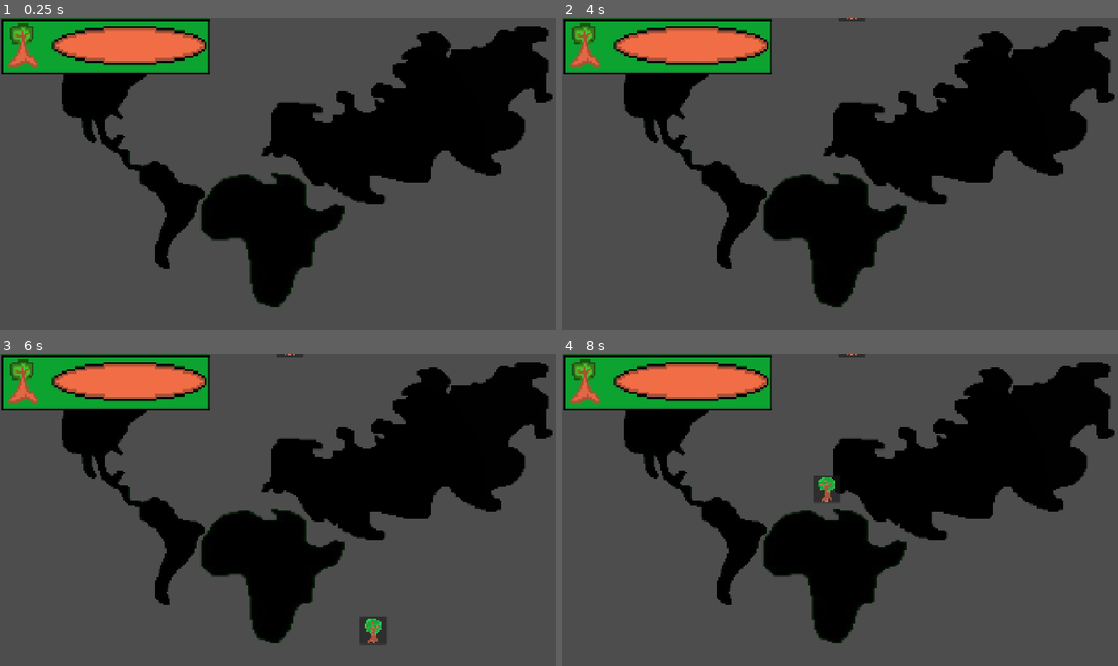
Above: before the commit, frames 1-4 (two rows, left to right).
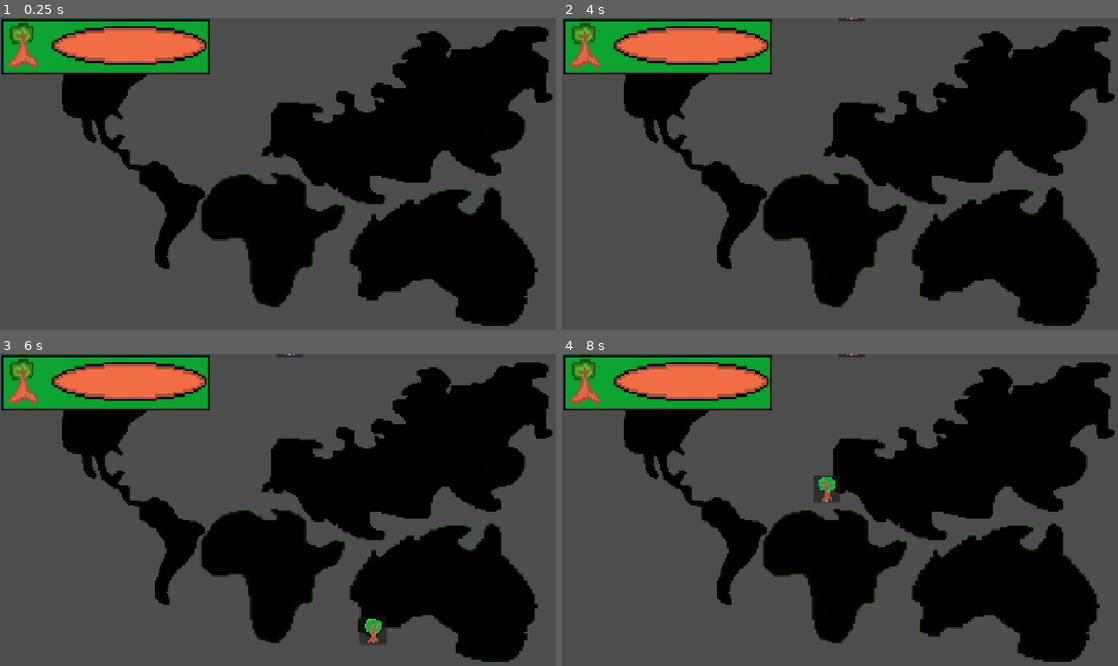
Above: after the commit, the same moments.

Repository: razsgriz/NatureStrikesBack
Game: Godot game, scene res://main.tscn
Same seed, same stepped clock (60 frames per second), same inputs: the game is played once before the commit and once after it.
Inputs (mouse positions are in pixels of both pictures, inside the frame that each line leads up to):
- Up to frame 1 (0.25 s): no input
- Up to frame 2 (4 s): tap Enter at 0.5, 3.5 s; click (945, 192) at 1.25 s; click (706, 39) at 2 s; tap Space at 2.75 s
- Up to frame 3 (6 s): tap Space at 4.25, 5.75 s; tap Enter at 5 s
- Up to frame 4 (8 s): click (934, 631) at 6.5 s

The runs differ from the first frame. In frame 1, 9.6% of the frame differs, in the area x 62-97%, y 54-99%; in frame 2, 9.6%; in frame 3, 9.4%; in frame 4, 9.6%.
Error in both runs: Invalid access to property or key 'tree_pressed' on a base object of type 'Nil'. (res://ui.gd:7)

Commit message:
Fixed australia

Diff:
--- a/main.tscn
+++ b/main.tscn
@@ -2,10 +2,10 @@
 
 [ext_resource type="Script" uid="uid://b0ydofrg06h52" path="res://main.gd" id="1_0xm2m"]
 [ext_resource type="Texture2D" uid="uid://ciq7af7qh2baf" path="res://assets/eurasia.png" id="4_7mycd"]
+[ext_resource type="Texture2D" uid="uid://jjm0b7ydnkpl" path="res://assets/Australia.png" id="5_7mycd"]
 [ext_resource type="Texture2D" uid="uid://ddfuwhieexy3s" path="res://assets/nort america.png" id="5_272bh"]
 [ext_resource type="Texture2D" uid="uid://dwkqf3njkhl5q" path="res://assets/waka waka (africa).png" id="6_5vw27"]
 [ext_resource type="PackedScene" uid="uid://d2wl2u53banj7" path="res://ui.tscn" id="6_7mycd"]
-[ext_resource type="Texture2D" uid="uid://jljbpgb4ghd4" path="res://Australia.png" id="7_272bh"]
 
 [sub_resource type="GDScript" id="GDScript_0xm2m"]
 script/source = "extends Timer
@@ -64,7 +64,7 @@
 [node name="Australia" type="Sprite2D" parent="." unique_id=1297983045]
 position = Vector2(573, 274.25003)
 scale = Vector2(2.2142856, 1.8400623)
-texture = ExtResource("7_272bh")
+texture = ExtResource("5_7mycd")
 
 [node name="ui" parent="." unique_id=1690332116 instance=ExtResource("6_7mycd")]
 
